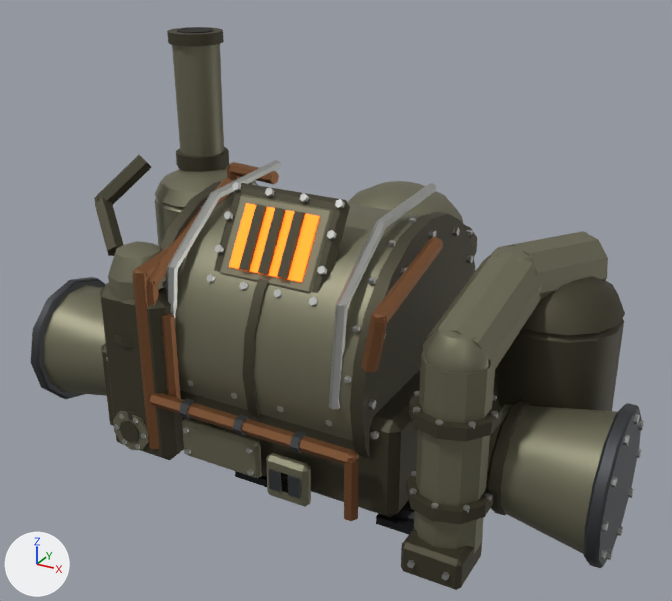
The glTF model client/assets/models/packs/placeholders/boiler.glb: old version first, new version second.
Before and after are seen from a 50 mm camera at (1.99, -3.85, 2.64) aimed at (-0.04, -0.16, 0.79). The lights are fixed; the arrows at lower left show +X, +Y and +Z. The older version comes first. Vertices at exactly the same position are counted once.

Names of what the first picture shows: 'body'.
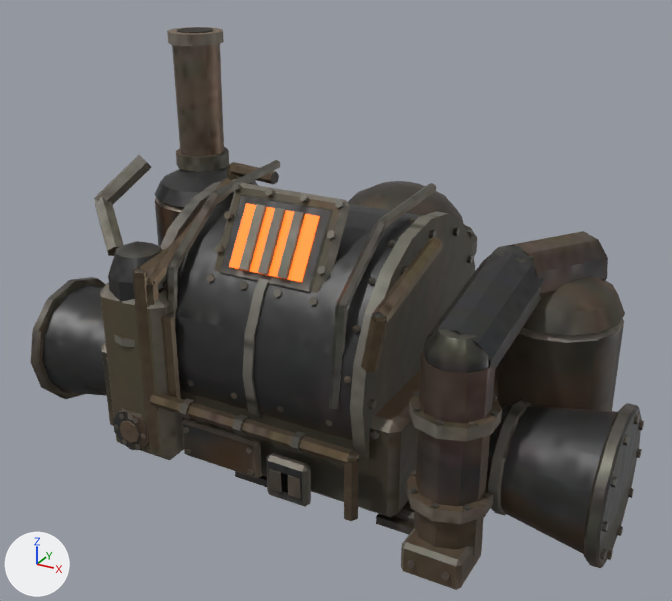
The change, as a list of edits to the scene's bpy script:
```text
Add img_image_1:
    img_image_1 = load_image('Image_1', '_unpacked/Image_1', 512, 512, 'Non-Color')
Add img_image_2:
    img_image_2 = load_image('Image_2', '_unpacked/Image_2', 512, 512, 'Non-Color')
Add img_image_0:
    img_image_0 = load_image('Image_0', '_unpacked/Image_0', 512, 512, 'sRGB')
Add mat_pbr_body:
    mat_pbr_body = bpy.data.materials.new('pbr_body')
    # uses the picture img_image_0
    # uses the picture img_image_1
    # uses the picture img_image_2
Change me_body:
    where me_body.from_pydata(...)  # 4040 vertices, 7118 faces; spans x -1.5..1.5, y -0.98..0.9, z 0.0..1.96
    used by ob_body; location = (0.0, 0.0, 0.0)
    me_body part 1
    9 faces are deleted
    9 new faces join them, mat_pbr_body
    me_body part 2: 7111 kept faces spanning x -1.5..1.5, y -0.98..0.9, z 0.0..1.96 get new texture (UV) coordinates
    me_body part 3: 168 faces spanning x -1.04..0.7, y -0.72..0.42, z 0.01..0.09 switch from mat_steel_black to mat_pbr_body
    me_body part 4: 1374 faces spanning x -1.48..1.32, y -0.96..0.9, z 0.0..1.95 switch from mat_olive_dark to mat_pbr_body
    me_body part 5: 3476 faces spanning x -1.5..1.5, y -0.98..0.89, z 0.05..1.42 switch from mat_steel_light to mat_pbr_body
    me_body part 6: 1333 faces spanning x -1.45..1.45, y -0.91..0.84, z 0.03..1.93 switch from mat_olive_steel to mat_pbr_body
    me_body part 7: 48 faces spanning x -1.27..0.17, y -0.88..0.43, z 0.15..1.96 switch from mat_soot to mat_pbr_body
    me_body part 8: 360 faces spanning x -1.48..1.48, y -0.91..0.88, z 0.02..0.75 switch from mat_steel_dark to mat_pbr_body
    me_body part 9: 340 faces spanning x -0.92..0.56, y -0.9..0.26, z 0.11..1.34 switch from mat_copper_dull to mat_pbr_body
```

Pixel boxes [x1, y1, x2, y2] of what changed, in the pictures (672 x 601 px; the box of a moved part takes in the faces that stretch with it):
part 1 of me_body, moved or reshaped: [308, 211, 333, 293] in both
part 2 of me_body, surface changed: [30, 27, 644, 590] in both
part 3 of me_body, recoloured: [235, 471, 415, 535] in both
part 4 of me_body, recoloured: [94, 27, 624, 590] in both
part 5 of me_body, recoloured: [106, 160, 644, 580] in both
part 6 of me_body, recoloured (darker): [43, 44, 617, 555] in both
part 7 of me_body, recoloured: [177, 27, 288, 493] in both
part 8 of me_body, recoloured: [30, 277, 642, 568] in both
part 9 of me_body, recoloured: [132, 162, 443, 521] in both
